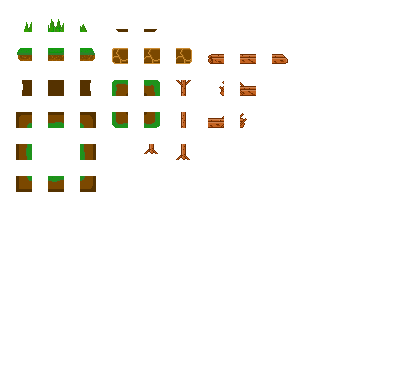
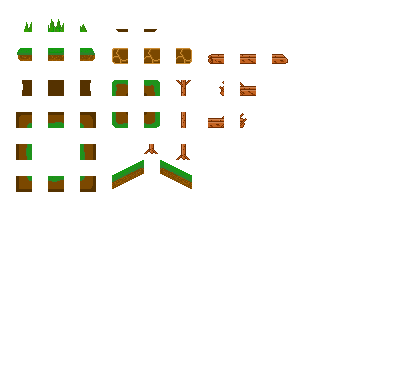
Layers edited between the first and the second 400 x 368 image:
painted on "リリース" over [112,160,192,189]
